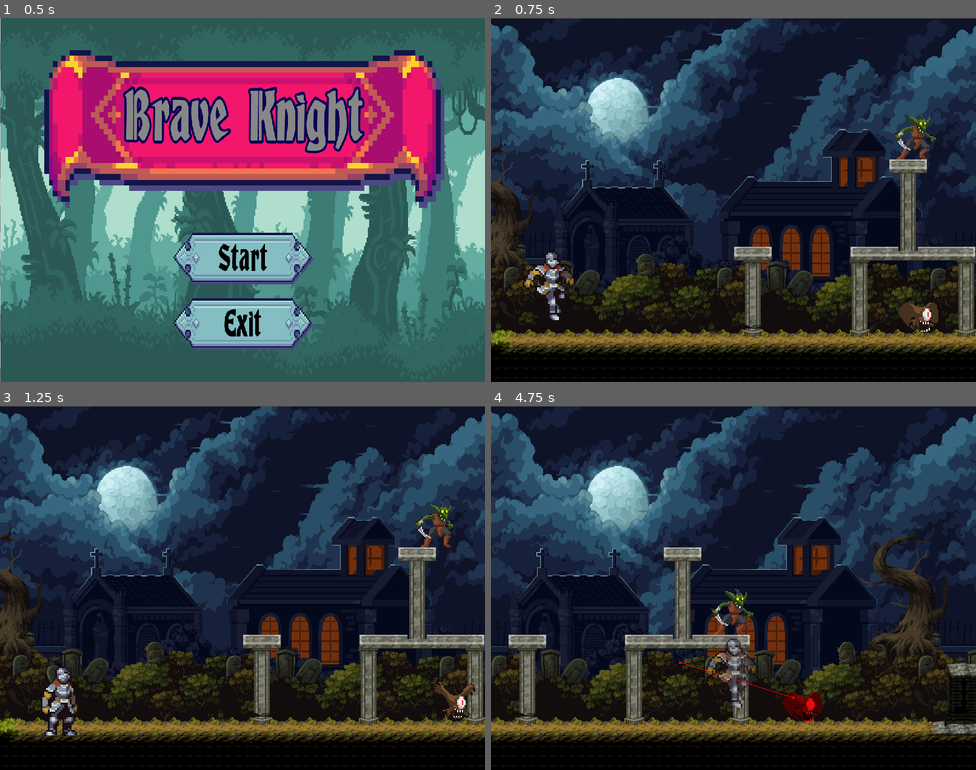
Above: before the commit, frames 1-4 (two rows, left to right).
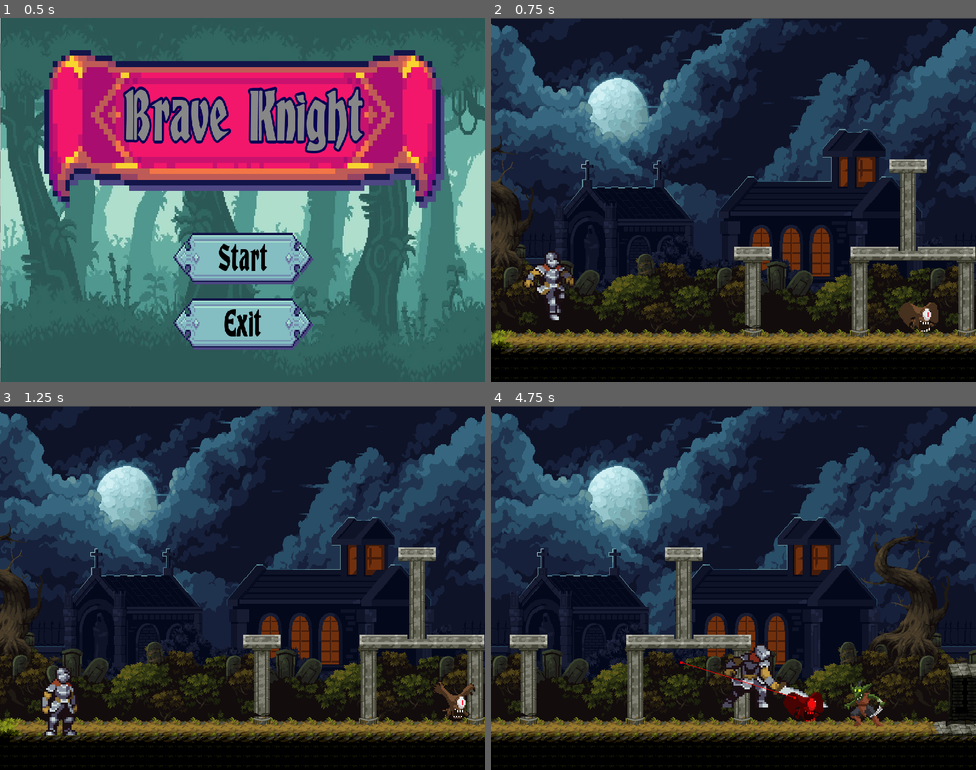
Above: after the commit, the same moments.

Repository: rogermuss/Brave_Knight
Game: Godot game, scene res://Scenes/main_menu/Menu.tscn
Two runs of this game, one before a commit and one after it. Both use one fixed random seed, a clock stepped at 60 frames per second and the inputs below.
Inputs (mouse positions are in pixels of both pictures, inside the frame that each line leads up to):
- Up to frame 1 (0.5 s): no input
- Up to frame 2 (0.75 s): click "Start" at 0.5 s
- Up to frame 3 (1.25 s): no input
- Up to frame 4 (4.75 s): move the mouse to (840, 569) at 1.27 s; hold D (move_right) 1.28-2.78 s; click (840, 569) at 1.35 s; tap Space (jump) at 1.52, 2.27, 3.77, 4.52 s; move the mouse to (636, 606) at 2.02 s; click (636, 606) at 2.1 s; move the mouse to (782, 507) at 2.77 s; hold A (move_left) 2.78-3.53 s; click (782, 507) at 2.85 s; move the mouse to (709, 660) at 3.52 s; hold D (move_right) from 3.53 s (still down); click (709, 660) at 3.6 s; move the mouse to (879, 642) at 4.27 s; click (879, 642) at 4.35 s

Frame 1 is identical in both runs. In frame 2, 0.4% of the frame differs, in the area x 83-92%, y 26-39%; in frame 3, 0.4%; in frame 4, 9.1%, in the area x 0-100%, y 30-99%.

Commit message:
plataforma

Diff:
--- a/braveknight2/Scenes/BaseLevel/BaseLevel.tscn
+++ b/braveknight2/Scenes/BaseLevel/BaseLevel.tscn
@@ -575,6 +575,7 @@
 [node name="Goblin" parent="." instance=ExtResource("6_n1wa4")]
 position = Vector2(1456, 344)
 scale = Vector2(2.1, 2.1)
+damage = 0
 movement_speed = 3000
 
 [node name="Goblin2" parent="." instance=ExtResource("6_n1wa4")]
@@ -583,7 +584,7 @@
 movement_speed = 3000
 
 [node name="Goblin3" parent="." instance=ExtResource("6_n1wa4")]
-position = Vector2(688, 176)
+position = Vector2(897, 476)
 scale = Vector2(2.1, 2.1)
 movement_speed = 3000
 
--- a/braveknight2/Scenes/Goblin/goblin.gd
+++ b/braveknight2/Scenes/Goblin/goblin.gd
@@ -29,7 +29,6 @@
 		ENEMY_STATES.LOOKING_PLAYER:
 			if not patrol_timer.is_stopped():
 				patrol_timer.stop()
-			velocity = Vector2.ZERO
 			if player_ref.global_position.x > global_position.x:
 				anim_sprite2d.flip_h = false
 			else:
